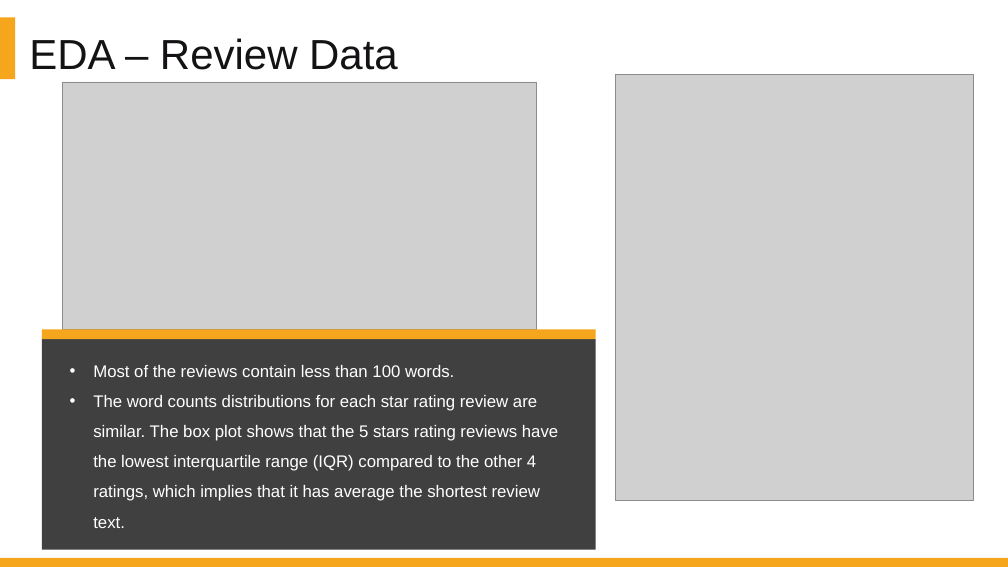
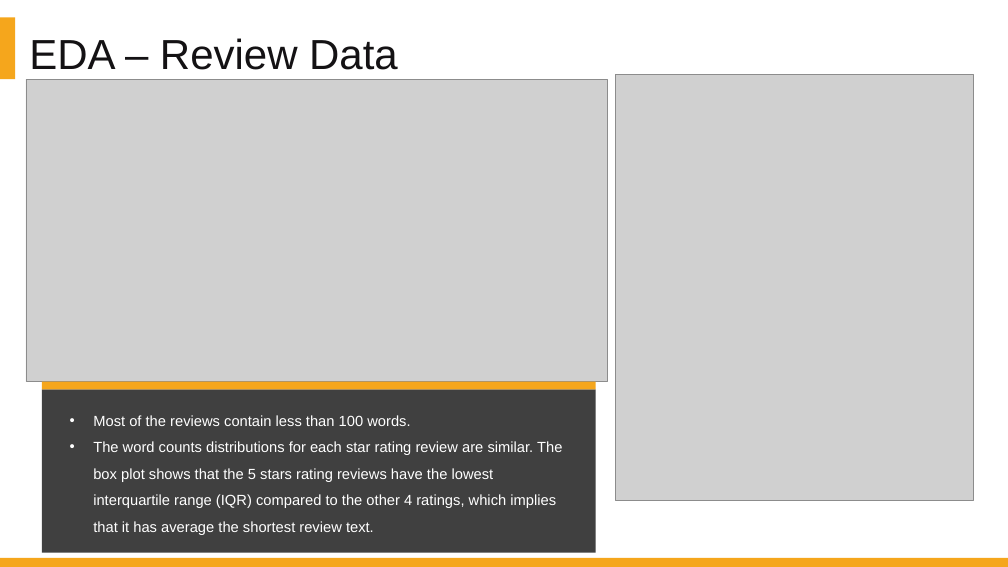
Before and after one commit to DATA-606-SPRING-2022/Jin_DATA606, a slide deck: slide 19 of presentation/Project_Presentation_EDA_v1.1.pptx (slide 18 before the commit). Drawn at 1008x567 pixels with LibreOffice and Linux fonts; fonts in the diff are those of the drawing; grey boxes stand for pictures. Boxes give left, top, right and bottom in pixels: in the first picture for what was removed or moved away, otherwise in the second. Text is boxed around its words. In the diff, an @@ line names an element or a change of style, - is before the commit and + after.

```diff
--- a/presentation/Project_Presentation_EDA_v1.1.pptx
+++ b/presentation/Project_Presentation_EDA_v1.1.pptx
@@ rectangle "EDA – Review Data": place and size @@
-rectangle "EDA – Review Data" at (29, 38, 398, 70)
+rectangle "EDA – Review Data" at (22, 23, 805, 82)
@@ picture: place and size @@
-picture at (62, 82, 537, 329)
+picture at (26, 79, 607, 382)
@@ rectangle: place and size @@
-rectangle at (42, 340, 597, 550)
+rectangle at (42, 389, 597, 553)
@@ rectangle: place and size @@
-rectangle at (42, 330, 597, 340)
+rectangle at (42, 382, 597, 389)
@@ text "Most of the reviews contain ...": place and size @@
-text "Most of the reviews contain ..." at (93, 365, 558, 528)
+text "Most of the reviews contain ..." at (93, 415, 562, 535)
@@ text "Most of the reviews contain ..." at (93, 415, 562, 535): size 16 to 14 pt @@
```
Also in this commit, not shown: 9 other slides changed, 1 slide added.
